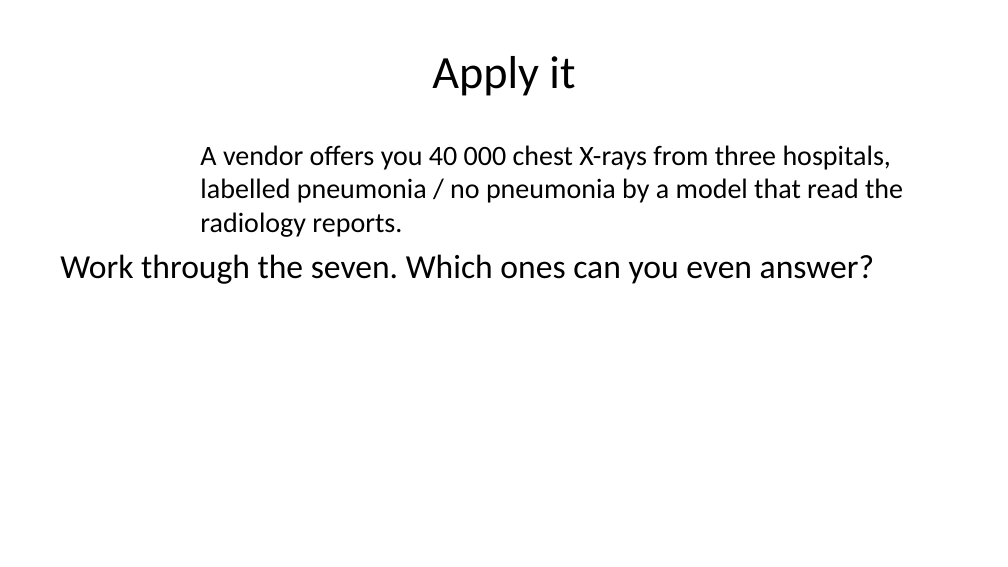
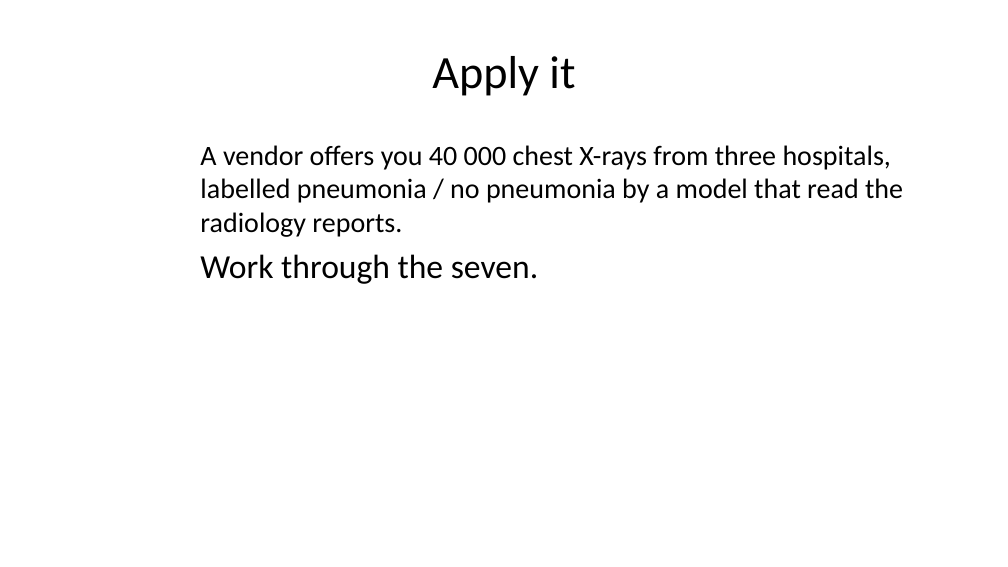
Before and after one commit to pauldubois98/AdcancedTopicsDataScience2026, a slide deck: slide 70 of Course01/slides.pptx. Drawn at 1008x567 pixels with LibreOffice and Linux fonts; fonts in the diff are those of the drawing. Boxes give left, top, right and bottom in pixels: in the first picture for what was removed or moved away, otherwise in the second. Text is boxed around its words. In the diff, an @@ line names an element or a change of style, - is before the commit and + after.

```diff
--- a/Course01/slides.pptx
+++ b/Course01/slides.pptx
@@ text at [200,254,538,284]: text changed @@
-Work through the seven. Which ones can you even answer?
+Work through the seven.
```
Also in this commit, not shown: 26 other slides changed, 1 other file.
